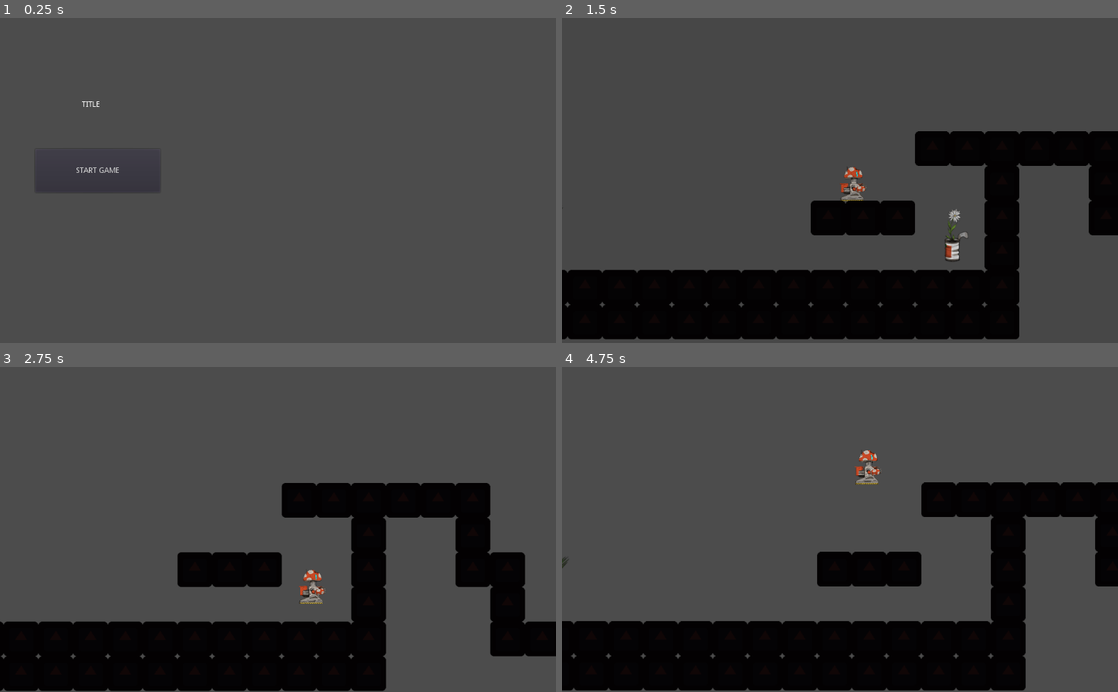
Above: before the commit, frames 1-4 (two rows, left to right).
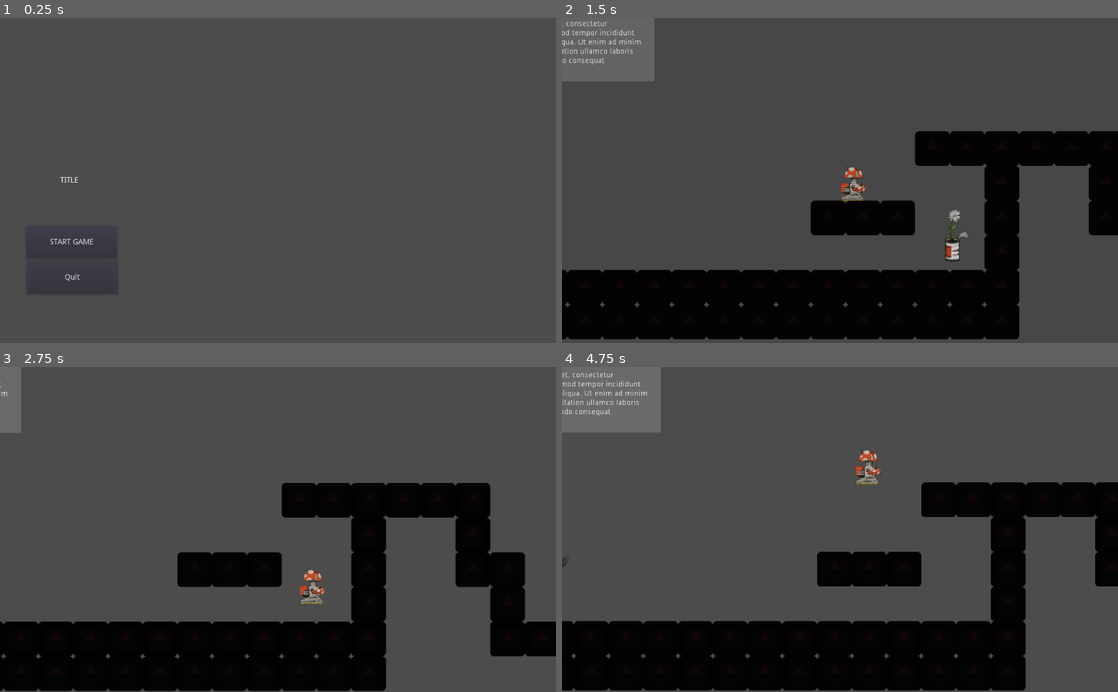
Above: after the commit, the same moments.

Repository: Khaleer/gamejam
Game: Godot game, scene res://main.tscn
Same seed, same stepped clock (60 frames per second), same inputs: the game is played once before the commit and once after it. The engine's default icon, where the game draws it, is replaced by a stand-in: a white triangle on a blue panel in a dark square.
Inputs:
- Up to frame 1 (0.25 s): no input
- Up to frame 2 (1.5 s): click "START GAME" at 0.5 s; hold Right (right) from 1.28 s (still down); hold E (interaction) from 1.28 s (still down)
- Up to frame 3 (2.75 s): keep holding Right (right); tap W (jump) at 1.52, 1.55, 1.82, 2.1, 2.27, 2.57 s; release E (interaction) at 2.03 s; tap E (interaction) at 2.3 s
- Up to frame 4 (4.75 s): release Right (right) at 2.78 s; hold A (left) 2.78-3.53 s; hold Shift (fast_movement) 2.78-3.53 s; tap W (jump) at 3.05, 3.77, 4.07, 4.52, 4.55 s; hold Right (right) from 3.53 s (still down); tap E (interaction) at 3.6 s; hold E (interaction) from 4.28 s (still down)

The runs differ from the first frame. In frame 1, 0.3% of the frame differs, in the area x 5-28%, y 25-85%; in frame 2, 3.2%; in frame 3, 0.8%; in frame 4, 3.6%, in the area x 0-18%, y 0-21%.

Commit message:
cleaning

Diff:
--- a/game/UI_START_MENU.gd
+++ b/game/UI_START_MENU.gd
@@ -5,3 +5,7 @@
 
 func _on_Button_pressed() -> void:
 	get_tree().change_scene("res://levels/Level_1.tscn")
+
+
+func _on_quit_pressed() -> void:
+	get_tree().quit()
--- a/game/items/Time_machine.gd
+++ b/game/items/Time_machine.gd
@@ -17,7 +17,7 @@
 func _on_Time_machine_body_entered(body: Node) -> void:
 	item_test()
 	$Panel.visible = true
-	if body.is_in_group("player") and item_test() == true:
+	if body.is_in_group("player") and item_test():
 		emit_signal("timewarp")
 		#get_tree().change_scene("res://levels/Level_2.tscn")
 
--- a/game/items/item_flower.gd
+++ b/game/items/item_flower.gd
@@ -1,10 +1,11 @@
 extends Area2D
 
-
+signal popup_flower
 signal item_collected
 
 func collected():
 	emit_signal("item_collected")
+	emit_signal("popup_flower")
 	Global.item_flower_collected = true
 	queue_free()
 
--- a/game/levels/Level_1.tscn
+++ b/game/levels/Level_1.tscn
@@ -7,6 +7,8 @@
 [ext_resource path="res://items/item_onion.tscn" type="PackedScene" id=5]
 [ext_resource path="res://levels/screen_effect.tscn" type="PackedScene" id=6]
 [ext_resource path="res://levels/Level_1.gd" type="Script" id=7]
+[ext_resource path="res://levels/popup.tscn" type="PackedScene" id=8]
+[ext_resource path="res://levels/popup.gd" type="Script" id=9]
 
 [node name="Level_1" type="Node2D"]
 script = ExtResource( 7 )
@@ -27,4 +29,7 @@
 
 [node name="transition_Screen" parent="." instance=ExtResource( 6 )]
 
+[node name="popup" parent="." instance=ExtResource( 8 )]
+script = ExtResource( 9 )
+
 [connection signal="timewarp" from="Time_machine" to="transition_Screen" method="_on_Time_machine_timewarp"]
--- /dev/null
+++ b/game/levels/popup.gd
@@ -0,0 +1 @@
+extends Control
--- /dev/null
+++ b/game/levels/popup.tscn
@@ -0,0 +1,45 @@
+[gd_scene format=2]
+
+[node name="popup" type="Control"]
+margin_right = 456.0
+margin_bottom = 184.0
+__meta__ = {
+"_edit_use_anchors_": false
+}
+
+[node name="MarginContainer" type="MarginContainer" parent="."]
+margin_right = 456.0
+margin_bottom = 184.0
+custom_constants/margin_right = 40
+custom_constants/margin_top = 20
+custom_constants/margin_left = 40
+custom_constants/margin_bottom = 20
+__meta__ = {
+"_edit_use_anchors_": false
+}
+
+[node name="ColorRect" type="ColorRect" parent="MarginContainer"]
+margin_left = 40.0
+margin_top = 20.0
+margin_right = 416.0
+margin_bottom = 164.0
+color = Color( 0.419608, 0.419608, 0.419608, 1 )
+__meta__ = {
+"_edit_use_anchors_": false
+}
+
+[node name="MarginContainer" type="MarginContainer" parent="MarginContainer"]
+margin_left = 40.0
+margin_top = 20.0
+margin_right = 416.0
+margin_bottom = 164.0
+custom_constants/margin_right = 20
+custom_constants/margin_left = 20
+
+[node name="Label" type="Label" parent="MarginContainer/MarginContainer"]
+margin_left = 20.0
+margin_top = 31.0
+margin_right = 356.0
+margin_bottom = 113.0
+text = "\"Lorem ipsum dolor sit amet, consectetur adipiscing elit, sed do eiusmod tempor incididunt ut labore et dolore magna aliqua. Ut enim ad minim veniam, quis nostrud exercitation ullamco laboris nisi ut aliquip ex ea commodo consequat"
+autowrap = true
--- a/game/levels/screen_effect.tscn
+++ b/game/levels/screen_effect.tscn
@@ -70,6 +70,7 @@
 light_mask = 0
 anchor_right = 1.0
 anchor_bottom = 1.0
+color = Color( 1, 1, 1, 0 )
 __meta__ = {
 "_edit_use_anchors_": false
 }
--- a/game/main.tscn
+++ b/game/main.tscn
@@ -5,16 +5,19 @@
 [node name="Control" type="Control"]
 anchor_right = 1.0
 anchor_bottom = 1.0
+margin_left = 8.0
+margin_right = 8.0
 script = ExtResource( 1 )
 __meta__ = {
 "_edit_use_anchors_": false
 }
 
 [node name="Label" type="Label" parent="."]
-margin_left = 48.3394
-margin_top = 122.303
-margin_right = 288.339
-margin_bottom = 199.303
+anchor_top = 0.5
+anchor_bottom = 0.5
+margin_top = -38.5
+margin_right = 240.0
+margin_bottom = 38.5
 text = "TITLE"
 align = 1
 valign = 1
@@ -22,27 +25,25 @@
 "_edit_use_anchors_": false
 }
 
-[node name="MarginContainer" type="MarginContainer" parent="."]
+[node name="start" type="Button" parent="."]
 margin_left = 40.0
-margin_top = 232.0
-margin_right = 320.96
-margin_bottom = 332.0
-custom_constants/margin_right = 25
-custom_constants/margin_top = 10
-custom_constants/margin_left = 25
-custom_constants/margin_bottom = 10
-__meta__ = {
-"_edit_use_anchors_": false
-}
-
-[node name="Button" type="Button" parent="MarginContainer"]
-margin_left = 25.0
-margin_top = 10.0
-margin_right = 255.0
-margin_bottom = 90.0
+margin_top = 384.0
+margin_right = 208.0
+margin_bottom = 444.0
 text = "START GAME"
 __meta__ = {
 "_edit_use_anchors_": false
 }
 
-[connection signal="pressed" from="MarginContainer/Button" to="." method="_on_Button_pressed"]
+[node name="quit" type="Button" parent="."]
+margin_left = 40.7097
+margin_top = 448.0
+margin_right = 208.71
+margin_bottom = 510.0
+text = "Quit"
+__meta__ = {
+"_edit_use_anchors_": false
+}
+
+[connection signal="pressed" from="start" to="." method="_on_Button_pressed"]
+[connection signal="pressed" from="quit" to="." method="_on_quit_pressed"]
--- a/game/player/player.gd
+++ b/game/player/player.gd
@@ -4,7 +4,6 @@
 export var speed = 150
 export var gravity = 1000
 export var jump = -500
-signal interaction
 
 var velocity = Vector2.ZERO
 
@@ -23,8 +22,6 @@
 	if Input.is_action_pressed("left") && Input.is_action_pressed("fast_movement"):
 		velocity.x -= speed * 2
 		$Sprite.flip_h = true
-	if Input.is_action_pressed("interaction"):
-		pass
 
 
 
@@ -36,8 +33,6 @@
 	velocity = move_and_slide(velocity, Vector2.UP)
 
 	if Input.is_action_pressed("jump"):
-		var jumpnum = 2
-		jumpnum -= 1
+
 		if is_on_floor():
-
 			velocity.y = jump
Binary file added: game/ReadyFarmerreka.png
Not shown, added: game/ReadyFarmerreka.png.import
Not shown: 1 places in game/levels/Level_1.tscn that only renumber resources
Not shown, added: bajzel/cebula.png
Not shown, added: bajzel/cebula.psd
Not shown, added: bajzel/farma.psd
Not shown, added: bajzel/farma1.png
Not shown, added: bajzel/farma2.png
Not shown, added: bajzel/farma3.png
Not shown, added: bajzel/farmaruiny.psd
Not shown, added: bajzel/kwiat.png
Not shown, added: bajzel/kwiat.psd
(and 4 more such lines)
